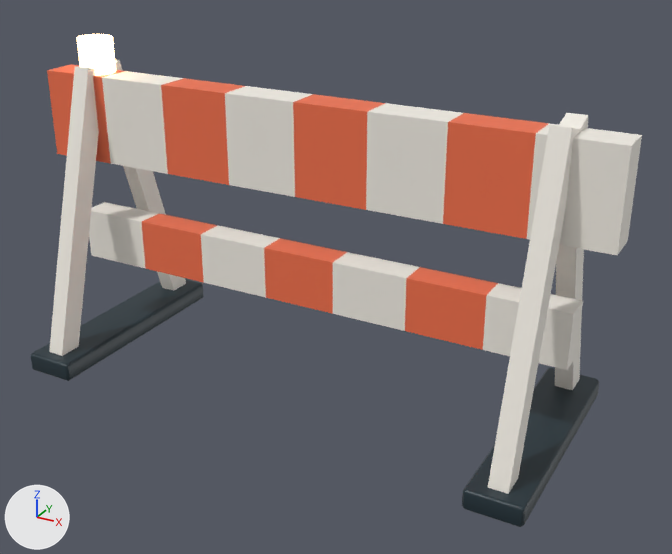
What one commit did to the FBX model Assets/Skyfold/Art/Models/Props/barrier_coral.fbx.
Rendered twice from a 50 mm camera at (1.45, -2.43, 1.64) aimed at (0.12, -0.01, 0.43). The lights are fixed; the arrows at lower left show +X, +Y and +Z. The picture after the commit comes second. Where no turn or scale is listed for an object, it has been applied to the vertices.

Objects in the first picture: 'barrier_coral'.
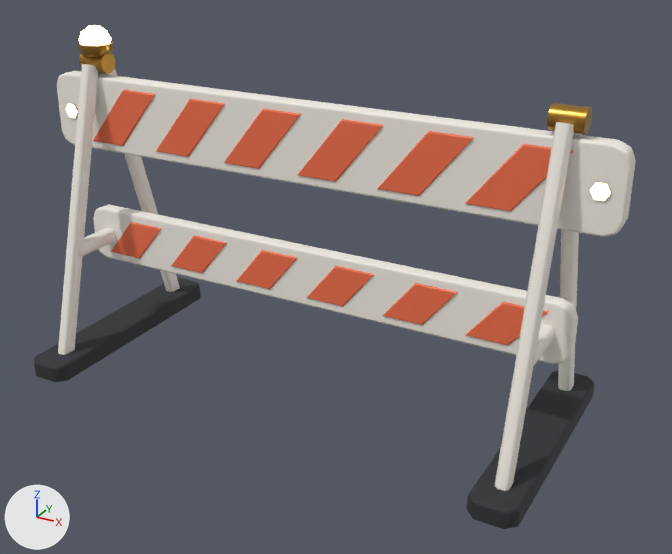
Changed parts and their boxes [x1, y1, x2, y2] in the pictures (672 x 554 px):
'barrier_coral', reshaped: before [31, 34, 642, 527]; after [34, 25, 636, 529]
part 1 of me_barrier_coral_001, added (orange): after [79, 53, 116, 74]
part 2 of me_barrier_coral_001, added (orange): after [547, 103, 592, 135]
part 3 of me_barrier_coral_001, rebuilt (12% shorter): before [47, 64, 642, 255]; after [57, 70, 636, 237]
part 4 of me_barrier_coral_001, rebuilt: before [89, 202, 583, 370]; after [93, 204, 578, 364]
part 5 of me_barrier_coral_001, rebuilt: before [31, 279, 204, 381]; after [34, 278, 201, 382]
part 6 of me_barrier_coral_001, rebuilt (7% narrower): before [462, 368, 599, 527]; after [467, 371, 595, 529]
part 7 of me_barrier_coral_001, rebuilt (10% narrower, 63% shorter): before [76, 34, 116, 76]; after [78, 42, 114, 57]
part 8 of me_barrier_coral_001, rebuilt (20% narrower): before [49, 66, 99, 356]; after [58, 64, 98, 355]
part 9 of me_barrier_coral_001, rebuilt: before [115, 60, 186, 291]; after [99, 69, 180, 292]
part 10 of me_barrier_coral_001, rebuilt (12% narrower): before [488, 125, 579, 494]; after [494, 122, 574, 491]
part 11 of me_barrier_coral_001, rebuilt (26% narrower, 7% shorter): before [555, 113, 588, 390]; after [558, 133, 582, 391]
part 12 of me_barrier_coral_001, added: after [66, 25, 611, 212]
part 13 of me_barrier_coral_001, added: after [79, 212, 577, 367]

Edits to the bpy script that builds the scene:
```text
Add mat_sky_brass:
    mat_sky_brass = principled_material('SKY_Brass')
    mat_sky_brass.base_color = (0.479, 0.25, 0.0437)  # orange #b8893b
    mat_sky_brass.metallic = 0.9
    mat_sky_brass.roughness = 0.32
Add mat_sky_rubber:
    mat_sky_rubber = principled_material('SKY_Rubber')
    mat_sky_rubber.base_color = (0.0242, 0.0284, 0.0331)  # dark grey #2b2f33
    mat_sky_rubber.roughness = 0.8
Change me_barrier_coral_001:
    used by ob_barrier_coral; location = (0.0, 0.0, 0.0)
    remove me_barrier_coral_001.from_pydata(...)  # 166 vertices, 164 faces; spans x -1.0..1.0, y -0.4..0.4, z 0.0..1.12
    add me_barrier_coral_001.from_pydata(...)  # 778 vertices, 822 faces; spans x -1.0..1.0, y -0.42..0.42, z 0.0..1.16
    me_barrier_coral_001 part 1: a new loose piece, a 10-sided cylinder along x spanning x -0.87..-0.77, y -0.036..0.036, z 1.001..1.069, in mat_sky_brass (orange #b8893b)
    me_barrier_coral_001 part 2: a new loose piece, a 10-sided cylinder along x spanning x 0.77..0.87, y -0.036..0.036, z 1.001..1.069, in mat_sky_brass (orange #b8893b)
    me_barrier_coral_001 part 3: the loose piece of 36 vertices spanning x -1.0..1.0, y -0.06..0.06, z 0.7..1.0 is rebuilt with 104 vertices and now spans x -1.0..1.0, y -0.03..0.03, z 0.73..0.99, in mat_sky_pearl (white #f4efe6)
    me_barrier_coral_001 part 4: the loose piece of 32 vertices spanning x -0.9..0.9, y -0.05..0.05, z 0.32..0.5 is rebuilt with 104 vertices and now spans x -0.9..0.9, y -0.02..0.03, z 0.31..0.51, in mat_sky_pearl (white #f4efe6)
    me_barrier_coral_001 part 5: the loose piece of 24 vertices spanning x -0.91..-0.73, y -0.4..0.4, z 0.0..0.07 is rebuilt with 32 vertices and now spans x -0.89..-0.75, y -0.42..0.42, z 0.0..0.06, in mat_sky_rubber (dark grey #2b2f33)
    me_barrier_coral_001 part 6: the loose piece of 24 vertices spanning x 0.73..0.91, y -0.4..0.4, z 0.0..0.07 is rebuilt with 32 vertices and now spans x 0.75..0.89, y -0.42..0.42, z 0.0..0.06, in mat_sky_rubber (dark grey #2b2f33)
    me_barrier_coral_001 part 7: the loose piece of 18 vertices spanning x -0.88..-0.76, y -0.06..0.06, z 1.0..1.12 is rebuilt with 26 vertices and now spans x -0.88..-0.76, y -0.06..0.06, z 1.06..1.1, in mat_sky_brass (orange #b8893b)
    me_barrier_coral_001 part 8: the loose piece of 8 vertices spanning x -0.85..-0.79, y -0.36..0.0, z 0.05..1.03 is rebuilt with 16 vertices and now spans x -0.84..-0.8, y -0.34..-0.01, z 0.04..1.04
    me_barrier_coral_001 part 9: the loose piece of 8 vertices spanning x -0.85..-0.79, y 0.0..0.36, z 0.05..1.03 is rebuilt with 16 vertices and now spans x -0.84..-0.8, y 0.01..0.34, z 0.04..1.04
    me_barrier_coral_001 part 10: the loose piece of 8 vertices spanning x 0.79..0.85, y -0.36..0.0, z 0.05..1.03 is rebuilt with 16 vertices and now spans x 0.8..0.84, y -0.34..-0.01, z 0.04..1.04
    me_barrier_coral_001 part 11: the loose piece of 8 vertices spanning x 0.79..0.85, y 0.0..0.36, z 0.05..1.03 is rebuilt with 16 vertices and now spans x 0.8..0.84, y 0.01..0.34, z 0.04..1.04
    me_barrier_coral_001 part 12: 234 vertices added at x -0.96..0.96, y -0.05..0.05, z 0.76..1.16
    me_barrier_coral_001 part 13: 128 vertices added at x -0.84..0.84, y -0.21..0.21, z 0.34..0.48
    other edits to the shape of me_barrier_coral_001 do not show in these pictures
    remove me_barrier_coral_001.materials.append(mat_sky_ink)  # dark blue #22333b
    add me_barrier_coral_001.materials.append(mat_sky_brass)  # orange #b8893b
    add me_barrier_coral_001.materials.append(mat_sky_rubber)  # dark grey #2b2f33
```
